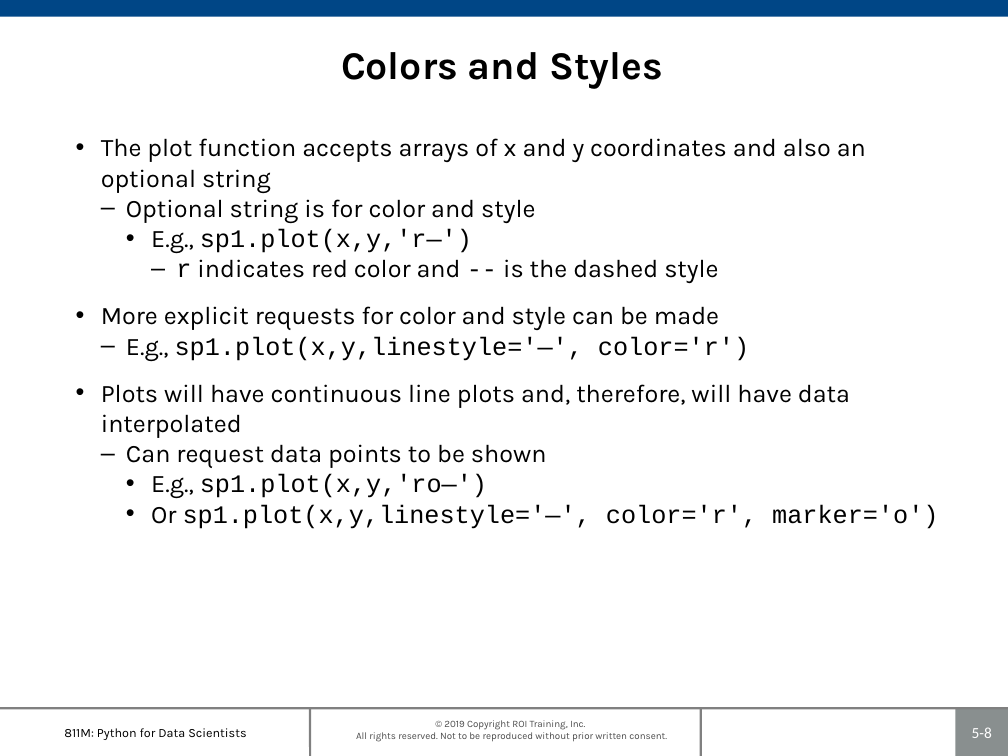
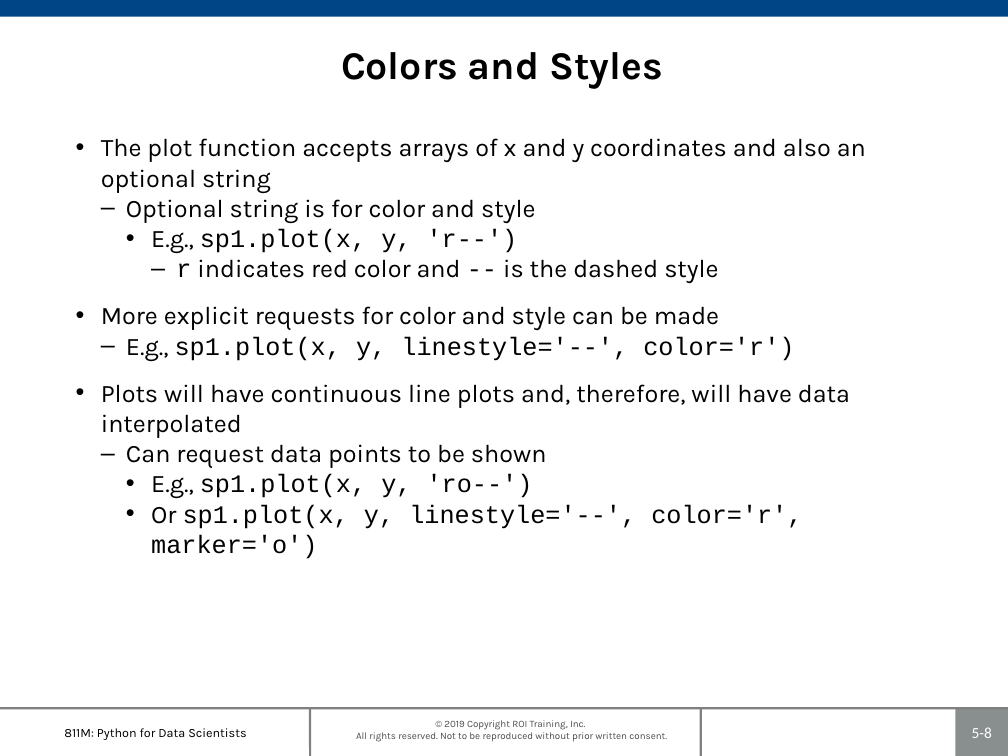
Before and after one commit to roitraining/PythonML, a slide deck: slide 8 of 811M-Ch05_PlottingAndVisualization.pptx. Drawn at 1008x756 pixels with LibreOffice and Linux fonts; fonts in the diff are those of the drawing; background and template pictures are left out. Boxes give left, top, right and bottom in pixels: in the first picture for what was removed or moved away, otherwise in the second. Text is boxed around its words. In the diff, an @@ line names an element or a change of style, - is before the commit and + after.

```diff
--- a/811M-Ch05_PlottingAndVisualization.pptx
+++ b/811M-Ch05_PlottingAndVisualization.pptx
@@ text at (151,229,518,254): text changed @@
-    • E.g., sp1.plot(x,y,'r—')
+    • E.g., sp1.plot(x, y, 'r--')
@@ text at (126,336,794,361): text changed @@
-  – E.g., sp1.plot(x,y,linestyle='—', color='r')
+  – E.g., sp1.plot(x, y, linestyle='--', color='r')
@@ text at (151,474,802,559): text changed @@
-    • E.g., sp1.plot(x,y,'ro—')
-    • Or sp1.plot(x,y,linestyle='—', color='r', marker='o')
+    • E.g., sp1.plot(x, y, 'ro--')
+    • Or sp1.plot(x, y, linestyle='--', color='r', marker='o')
```
Also in this commit, not shown: 5 other slides changed, 14 slides added, 7 other files.
